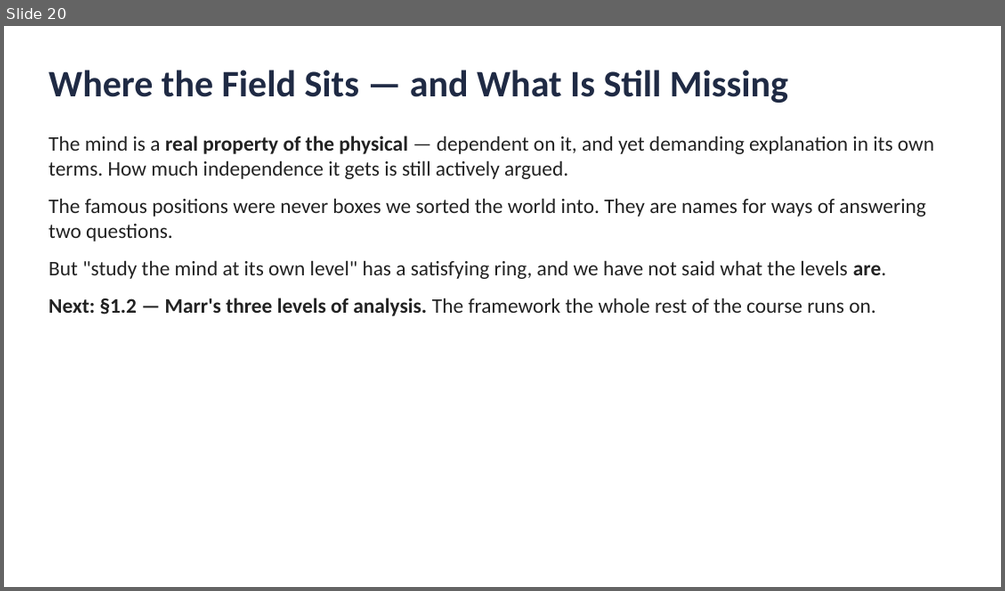
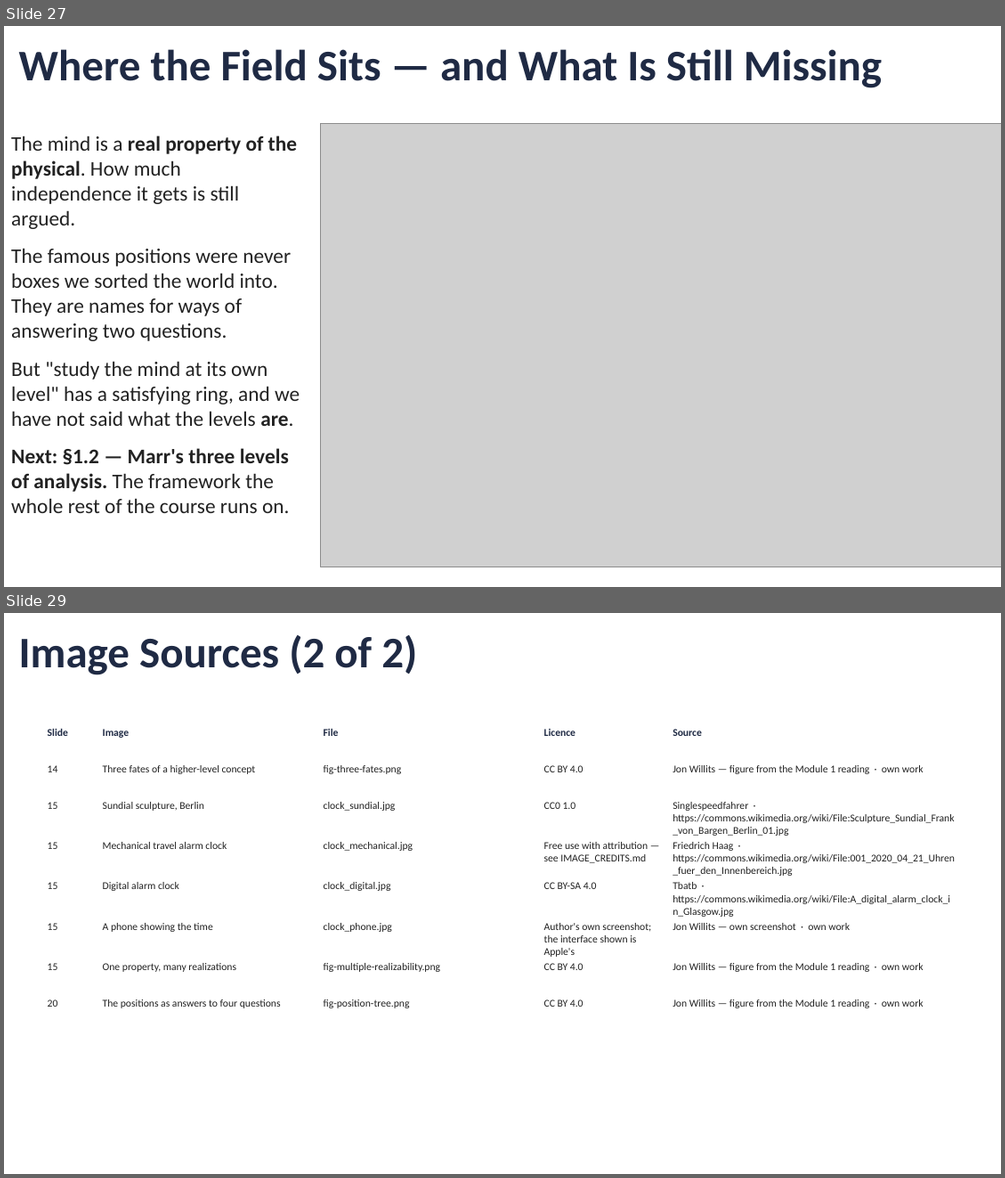
Before and after one commit to jonwillits/intro_to_bcs, a slide deck: mind_and_brain/mind_and_brain_lecture_1.pptx. Shown one above the other, each under a label of ours: slide 20 before the commit, slides 27 and 29 after it; the slides between them are not shown. The pictures are 1005x591 and 1005x1178 pixels, drawn with LibreOffice and Linux fonts; fonts in the diff are those of the drawing; grey boxes stand for pictures. Boxes give left, top, right and bottom in pixels: in the first picture for what was removed or moved away, otherwise in the second. Text is boxed around its words. In the diff, an @@ line names an element or a change of style, - is before the commit and + after.

Commit message:
Module 2: reading, figures, glossary, and back matter

```diff
--- a/mind_and_brain/mind_and_brain_lecture_1.pptx
+++ b/mind_and_brain/mind_and_brain_lecture_1.pptx
@@ slide 29 added at <box>4,613,1001,1174</box>, background #FFFFFF @@
@@ text added at <box>19,635,417,675</box>, 42 pt, text #1F2A44, bold @@
+Image Sources (2 of 2)
@@ table added at <box>41,725,961,1015</box>, 8 rows, 5 columns @@
+Slide | Image | File | Licence | Source
+14 | Three fates of a higher-level concept | fig-three-fates.png | CC BY 4.0 | Jon Willits — figure from the Module 1 reading · own work
+15 | Sundial sculpture, Berlin | clock_sundial.jpg | CC0 1.0 | Singlespeedfahrer · https://commons.wikimedia.org/wiki/File:Sculpture_Sundial_Frank_von_Bargen_Berlin_01.jpg
+15 | Mechanical travel alarm clock | clock_mechanical.jpg | Free use with attribution — see IMAGE_CREDITS.md | Friedrich Haag · https://commons.wikimedia.org/wiki/File:001_2020_04_21_Uhren_fuer_den_Innenbereich.jpg
+15 | Digital alarm clock | clock_digital.jpg | CC BY-SA 4.0 | Tbatb · https://commons.wikimedia.org/wiki/File:A_digital_alarm_clock_in_Glasgow.jpg
+15 | A phone showing the time | clock_phone.jpg | Author's own screenshot; the interface shown is Apple's | Jon Willits — own screenshot · own work
+15 | One property, many realizations | fig-multiple-realizability.png | CC BY 4.0 | Jon Willits — figure from the Module 1 reading · own work
+20 | The positions as answers to four questions | fig-position-tree.png | CC BY 4.0 | Jon Willits — figure from the Module 1 reading · own work
@@ what was slide 20 is now slide 27 @@
@@ slide 27 changed as well @@
@@ text "Where the Field Sits — ...": place and size @@
-text "Where the Field Sits — ..." at <box>48,70,788,103</box>
+text "Where the Field Sits — ..." at <box>19,49,882,88</box>
@@ text "Where the Field Sits — ..." at <box>19,49,882,88</box>: size 36 to 42 pt @@
@@ text "The mind is a real ...": place and size @@
-text "The mind is a real ..." at <box>48,135,934,316</box>
+text "The mind is a real ..." at <box>11,135,299,513</box>
@@ picture added at <box>320,123,1001,566</box> @@
@@ text at <box>11,135,297,229</box>: text changed @@
-The mind is a real property of the physical — dependent on it, and yet demanding explanation in its own terms. How much independence it gets is still actively argued.
+The mind is a real property of the physical. How much independence it gets is still argued.
```
Also in this commit, not shown: 19 other slides changed, 8 other slides added, 1 slide removed, 24 other files.
